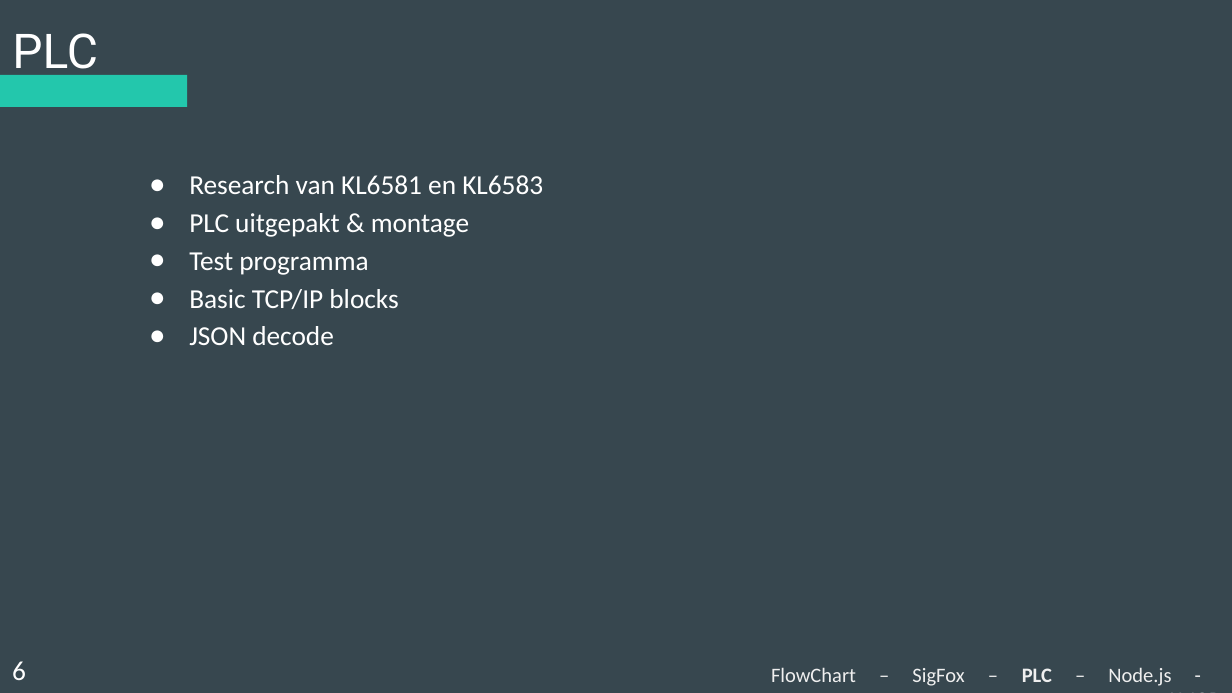
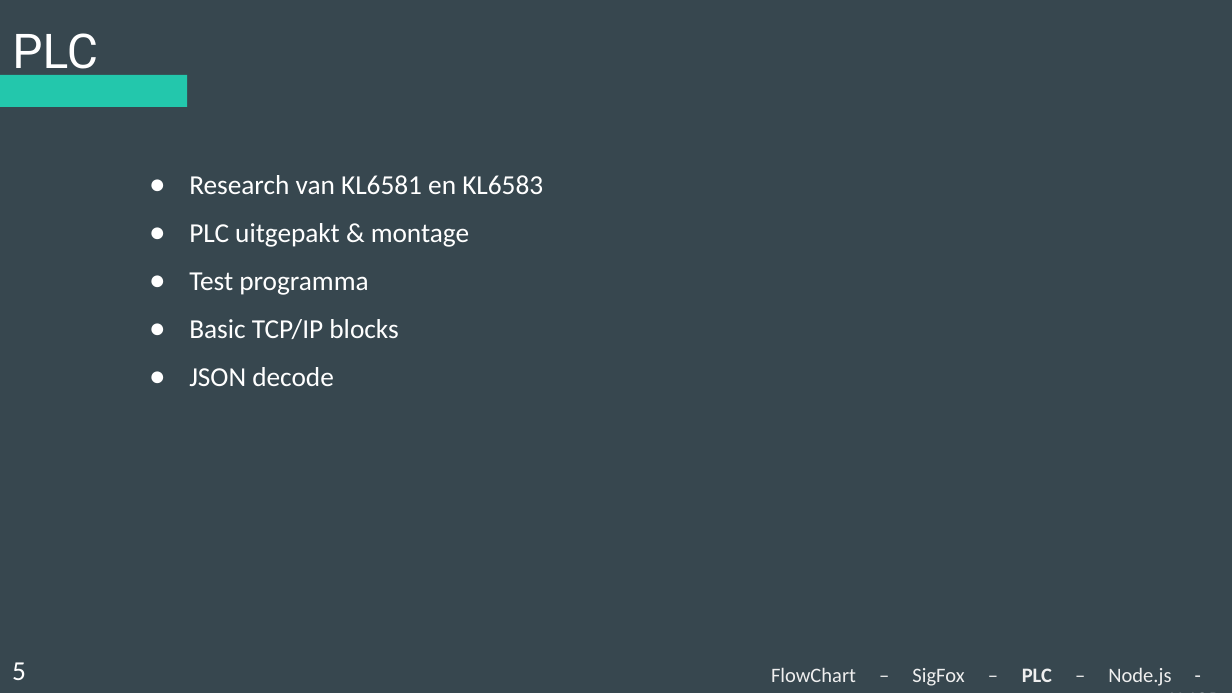
Before and after one commit to Koffiejoe/IA-EnOcean, a slide deck: slide 5 of Presentaties/2Wekelijkse PowerPoint/nieuweppt.pptx. Drawn at 1232x693 pixels with LibreOffice and Linux fonts; fonts in the diff are those of the drawing. Boxes give left, top, right and bottom in pixels: in the first picture for what was removed or moved away, otherwise in the second. Text is boxed around its words. In the diff, an @@ line names an element or a change of style, - is before the commit and + after.

```diff
--- a/Presentaties/2Wekelijkse PowerPoint/nieuweppt.pptx
+++ b/Presentaties/2Wekelijkse PowerPoint/nieuweppt.pptx
@@ subtitle "Research van KL6581 en KL6583" at <box>189,175,543,386</box>: more space between paragraphs @@
@@ text at <box>12,662,26,680</box>: text changed @@
-6
+5
```
Also in this commit, not shown: 4 other slides changed, 2 other files.
